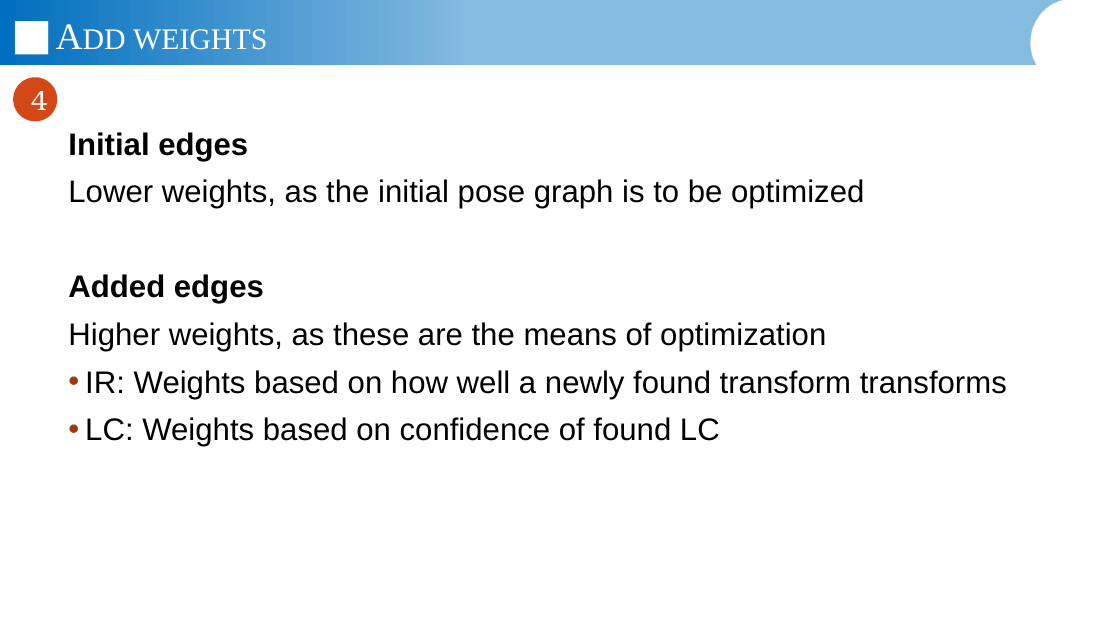
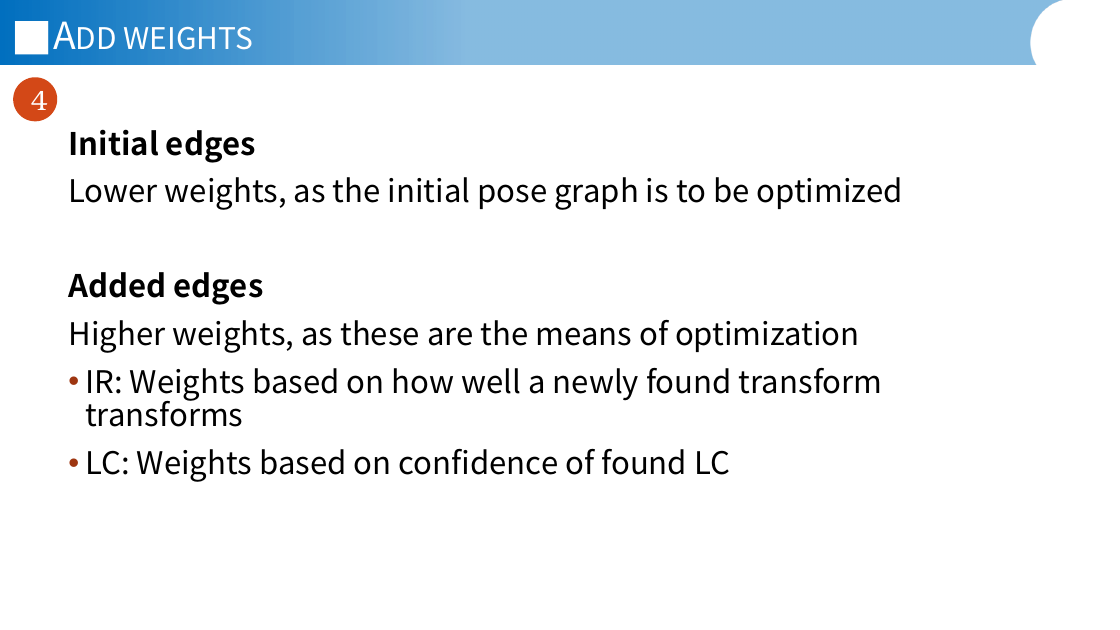
Before and after one commit to JannisIwate/freehand_ur_pgo, a slide deck: slide 14 of documents/Jannis_Meyer_Presentation_11_05_2026.pptx. Drawn at 1120x630 pixels with LibreOffice and Linux fonts; fonts in the diff are those of the drawing; background and template pictures are left out. Boxes give left, top, right and bottom in pixels: in the first picture for what was removed or moved away, otherwise in the second. Text is boxed around its words. In the diff, an @@ line names an element or a change of style, - is before the commit and + after.

```diff
--- a/documents/Jannis_Meyer_Presentation_11_05_2026.pptx
+++ b/documents/Jannis_Meyer_Presentation_11_05_2026.pptx
@@ title "Add weights" at (x1=124, y1=26, x2=253, y2=50): font Times New Roman to Noto Sans CJK JP @@
@@ text "Initial edges" at (x1=68, y1=129, x2=903, y2=482): font Arial to Noto Sans CJK JP @@
```
Also in this commit, not shown: 15 other slides changed, 1 other file.
